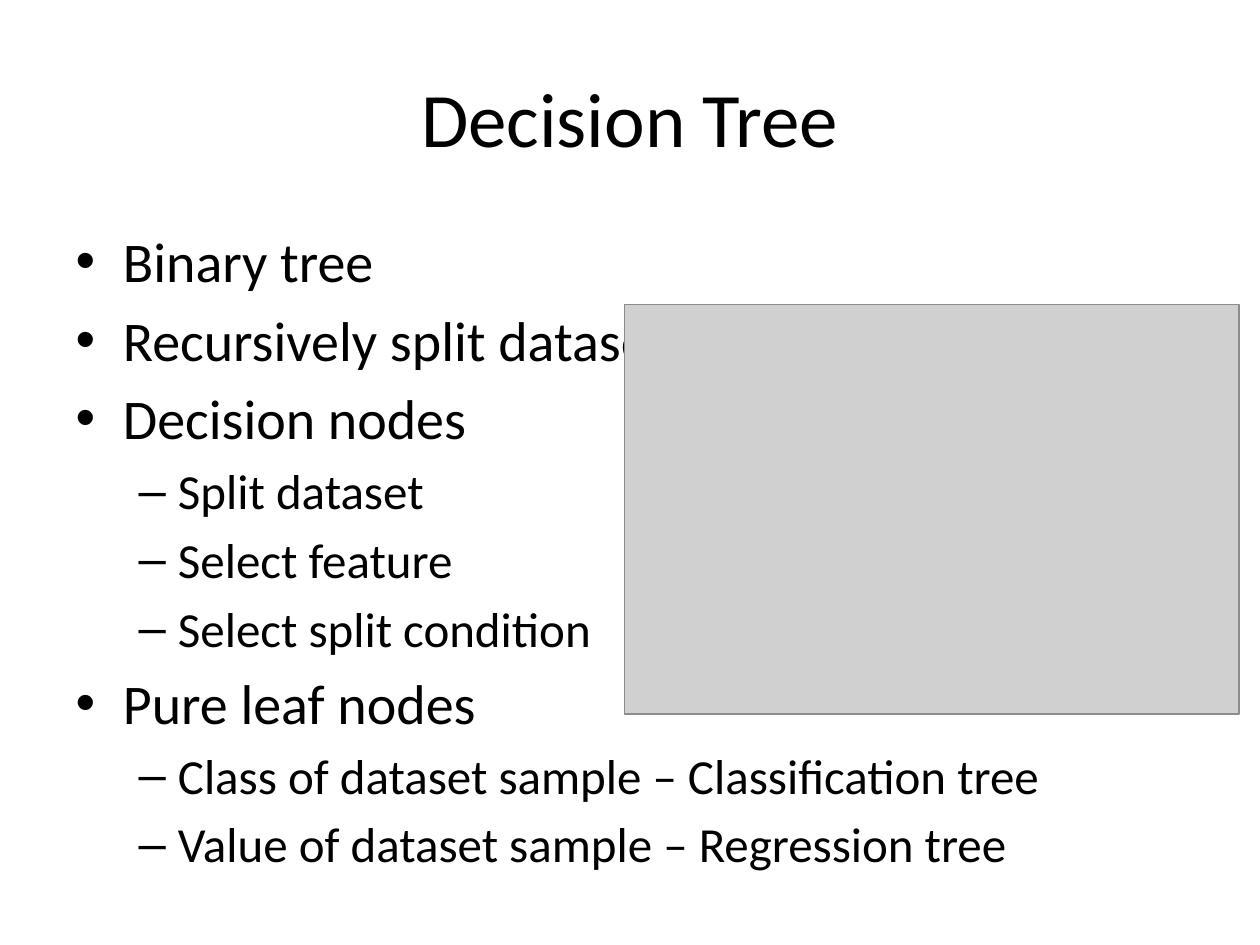
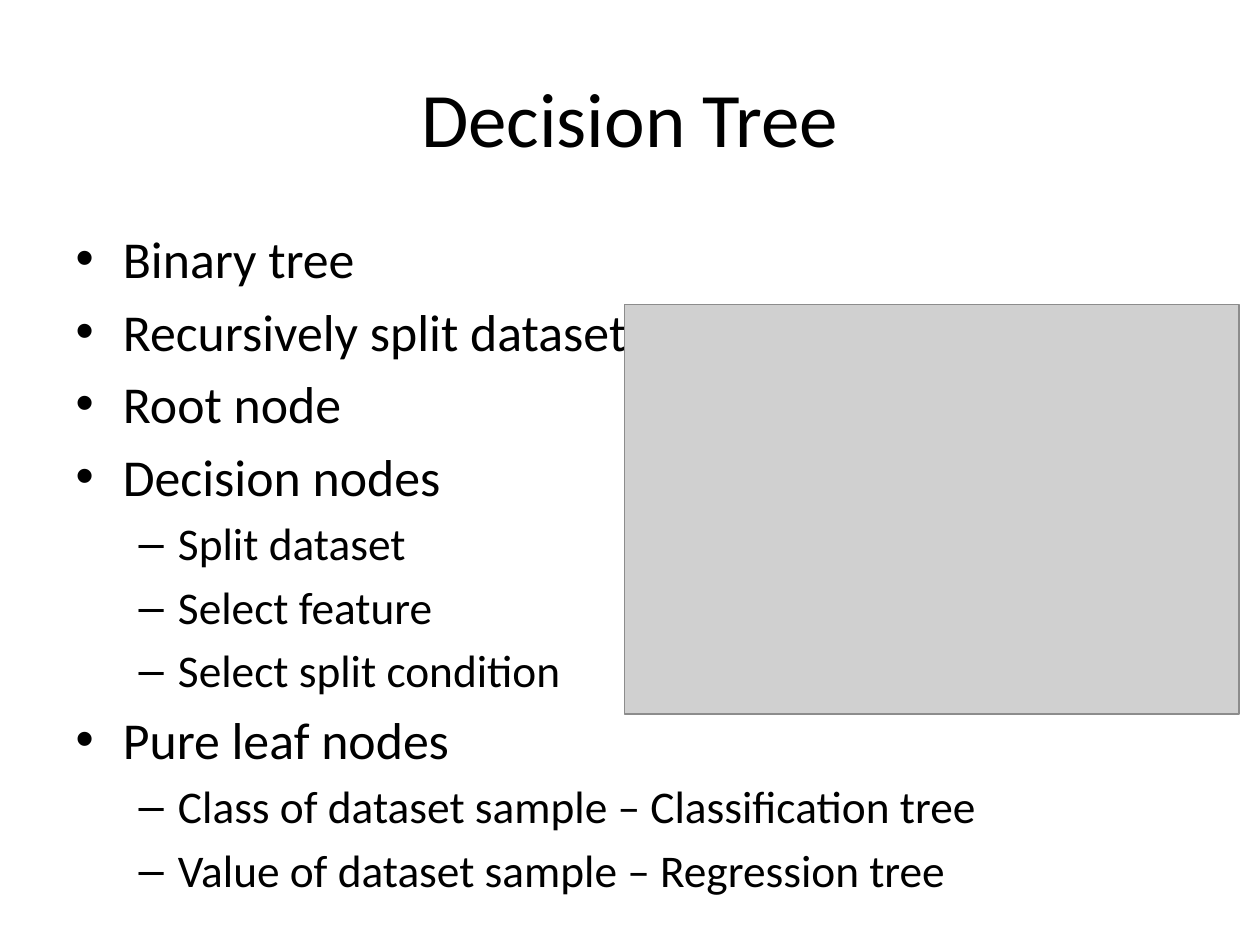
Before and after one commit to look4pritam/ArtificialIntelligence, a slide deck: slide 4 of MachineLearning/DecisionTree.pptx. Drawn at 1260x945 pixels with LibreOffice and Linux fonts; fonts in the diff are those of the drawing; grey boxes stand for pictures. Boxes give left, top, right and bottom in pixels: in the first picture for what was removed or moved away, otherwise in the second. Text is boxed around its words. In the diff, an @@ line names an element or a change of style, - is before the commit and + after.

```diff
--- a/MachineLearning/DecisionTree.pptx
+++ b/MachineLearning/DecisionTree.pptx
@@ text at [123,242,975,895]: size 32 to 29.6 pt in "Binary tree", "Recursively split dataset", "Decision nodes", "Pure leaf nodes"; size 28 to 25.9 pt in "Split dataset", "Select feature", "Select split condition", "Class of dataset sample – Classification tree" and 1 more places @@
@@ text at [123,387,341,424]: paragraph added @@
+• Root node
```
Also in this commit, not shown: 1 other slide changed, 2 slides added.
